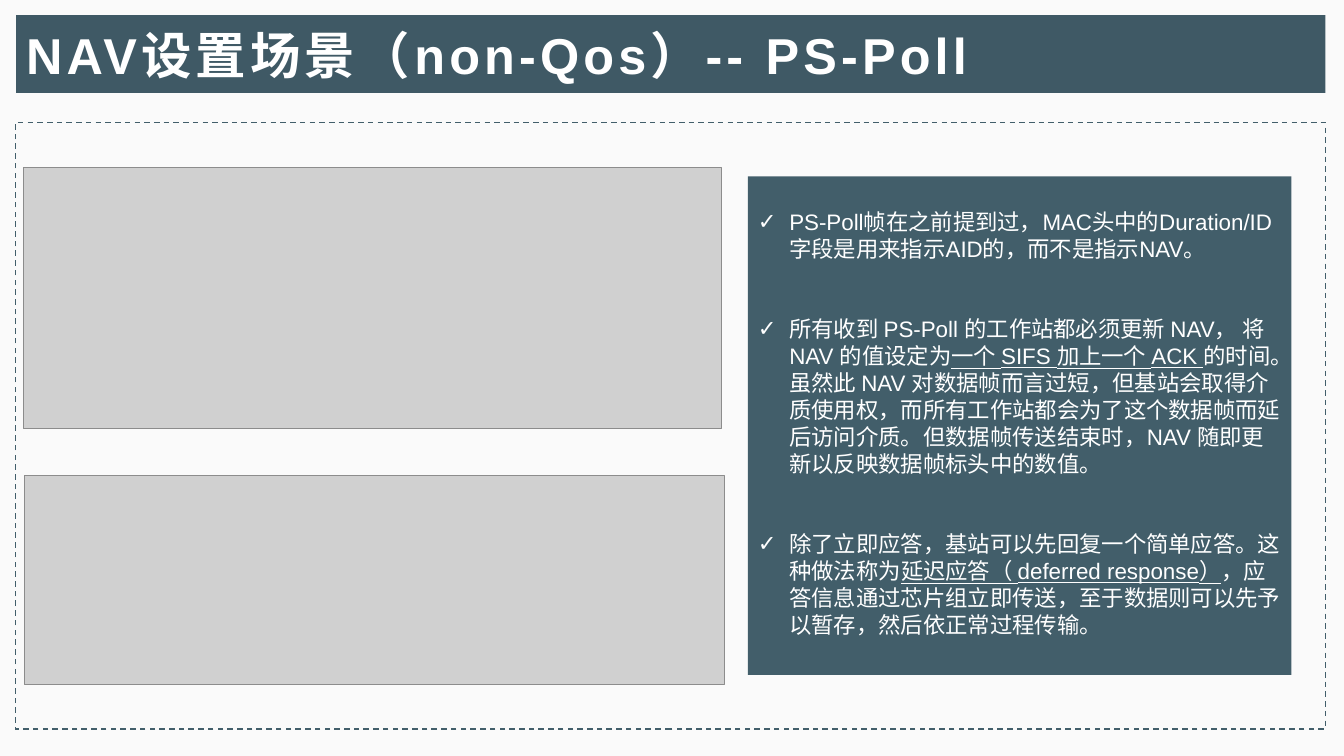
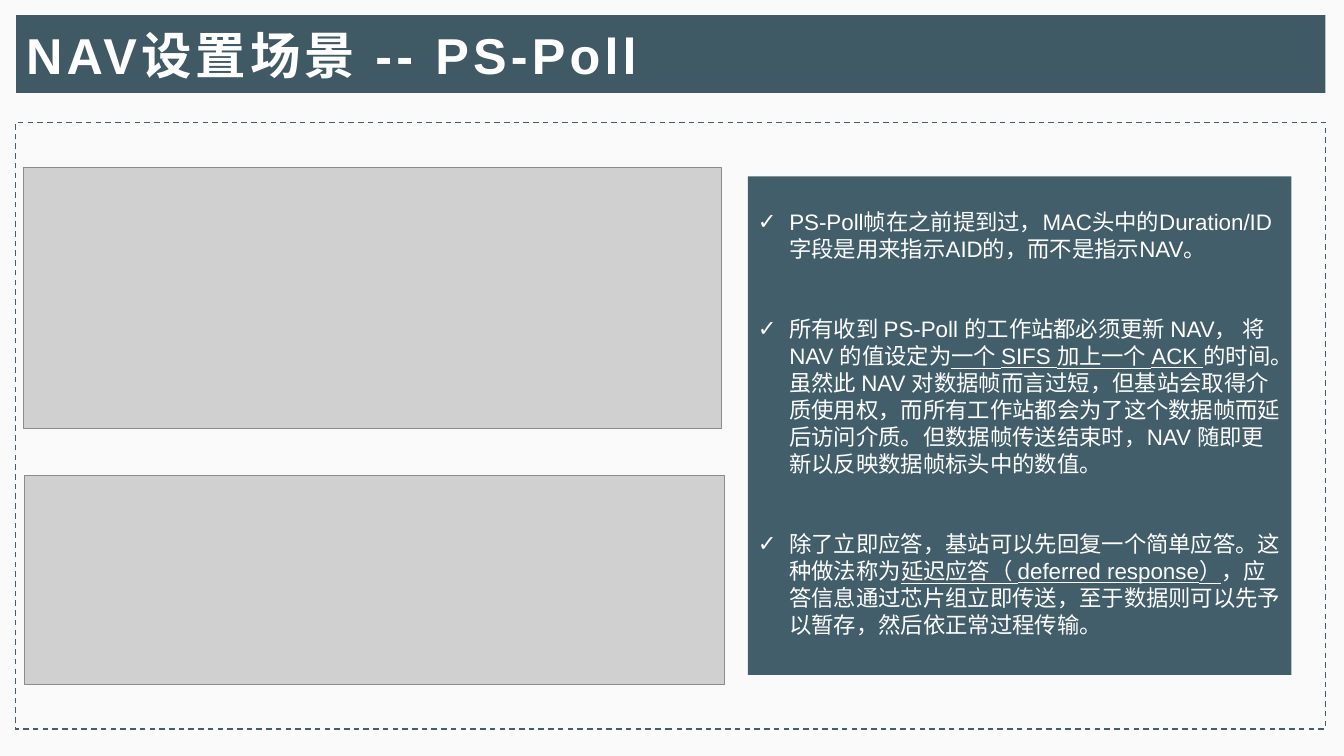
Before and after one commit to iamgzi/802.11ax, a slide deck: slide 8 of Doc/802.11NAV机制详解_M.pptx (slide 7 before the commit). Drawn at 1344x756 pixels with LibreOffice and Linux fonts; fonts in the diff are those of the drawing; grey boxes stand for pictures. Boxes give left, top, right and bottom in pixels: in the first picture for what was removed or moved away, otherwise in the second. Text is boxed around its words. In the diff, an @@ line names an element or a change of style, - is before the commit and + after.

```diff
--- a/Doc/802.11NAV机制详解_M.pptx
+++ b/Doc/802.11NAV机制详解_M.pptx
@@ title at (x1=26, y1=34, x2=636, y2=79): text changed @@
-NAV设置场景（non-Qos）-- PS-Poll
+NAV设置场景 -- PS-Poll
```
Also in this commit, not shown: 10 other slides changed, 7 slides added, 1 slide removed, 1 other file.
